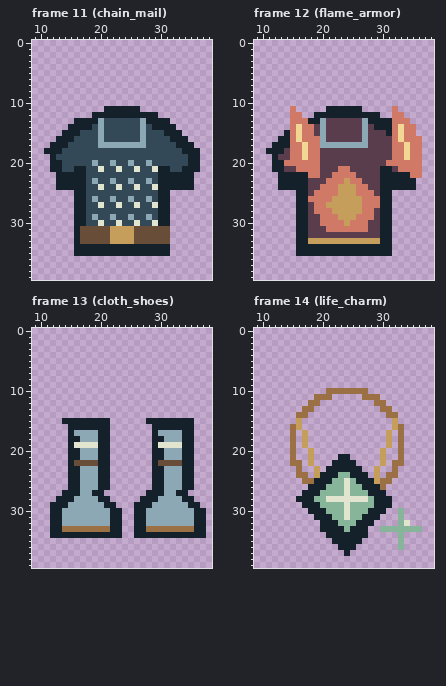
One commit to this pixel-art file: assets/ui/equipment_items.aseprite. Above, as it was before the edit.
48x48 pixels, 15 frames. Colours within 5 levels of each other are drawn and written as one. Shown: frame 11 (chain_mail): x 9..38, y 0..39; frame 12 (flame_armor): x 9..38, y 0..39; frame 13 (cloth_shoes): x 9..38, y 0..39; frame 14 (life_charm): x 9..38, y 0..39. The commit also changed other frames, which this record leaves out.
New version:
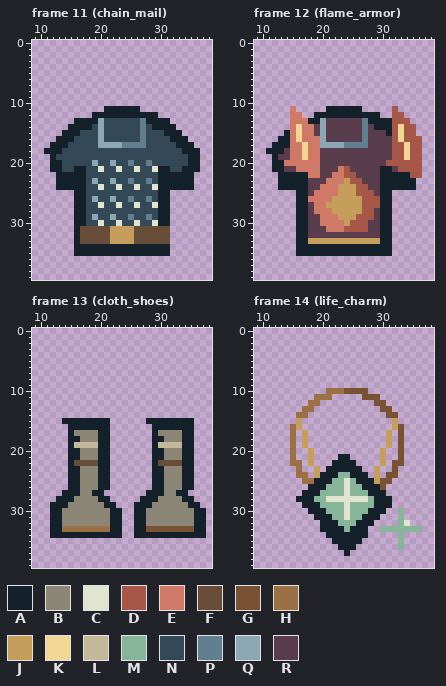
Palette (. is transparent): A #14212b  B #8c8677  C #e1e4ce  D #a75748  E #cf7966  F #684e39  G #795234  H #9b7045  J #c69e5c  K #f1d694  L #c3b99a  M #87b59a  N #344958  P #627f90  Q #8da8b5  R #5a3d4c
Commit message: Polish pixel art and align worn equipment with character animation
Change:
layer "구조·재질 보정" added
Changed rows in their new state; - is an unchanged pixel.
Frame 11 (chain_mail), layer "구조·재질 보정":
first column x 24:
13 ---P-
14 ---P-
15 ---P-
16 ---P-
17 PPPP-
20 -P--P
23 -P--P
26 -P--P
29 -P--P
Frame 12 (flame_armor), layer "구조·재질 보정":
first column x 24:
11 --------D----
12 --------DD---
13 ---P----DDD--
14 ---P----D-DD-
15 ---P----D-DD-
16 ---P----D-DDD
17 PPPP----DD-DD
18 --------DD-DD
19 --------DD-DD
20 -------DDDDDD
21 D--------DDDD
22 DD---------DD
23 -DD----------
24 --DD---------
25 --DDD--------
26 ---DDD-------
27 ---DDD-------
28 ---DD--------
29 --DDD--------
30 -DDD---------
31 DDDD---------
Frame 13 (cloth_shoes), layer "구조·재질 보정":
first column x 14:
17 --BBBB----------BBBB--
18 ---BBB-----------BBB--
19 --LLLL----------LLLL--
20 ---BBB-----------BBB--
21 ---BBB-----------BBB--
23 ---BBB-----------BBB--
24 ---BBB-----------BBB--
25 ---BBB-----------BBB--
26 ---BBB-----------BBB--
27 ---BB------------BB---
28 --BBBB----------BBBB--
29 -BBBBBB--------BBBBBB-
30 BBBBBBBB------BBBBBBBB
31 BBBBBBBB------BBBBBBBB
32 BBBBBBBB------BBBBBBBB
33 --------------GGGGGGGG
Frame 14 (life_charm), layer "구조·재질 보정":
first column x 24:
10 GGGG------
11 ---GGG----
12 -----GG---
13 ------GG--
14 -------GG-
16 ---------G
17 ---------G
18 ---------G
19 ---------G
20 ---------G
21 ---------G
22 --------GG
23 --------G-
24 -------GG-
25 ------GG--
26 ------G---
